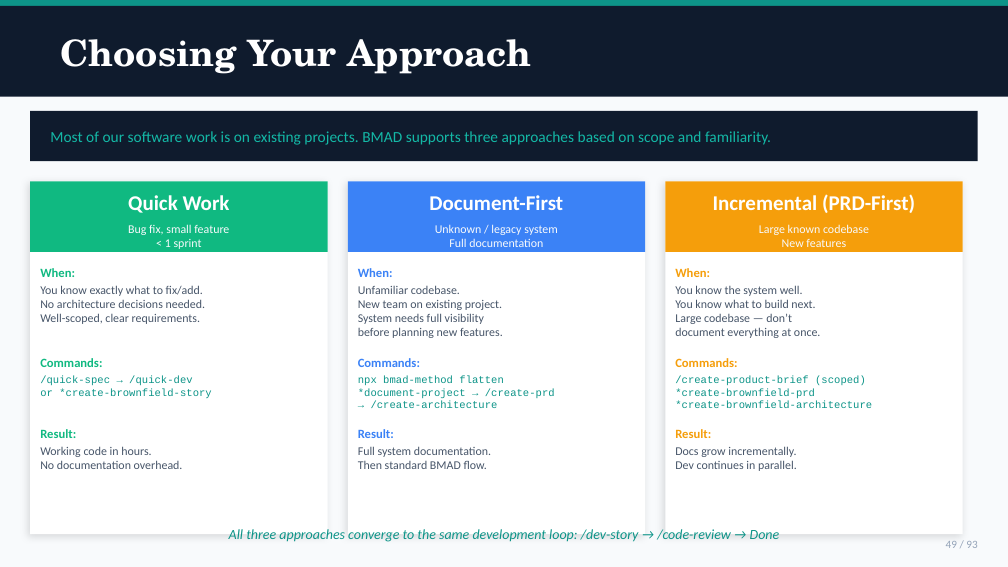
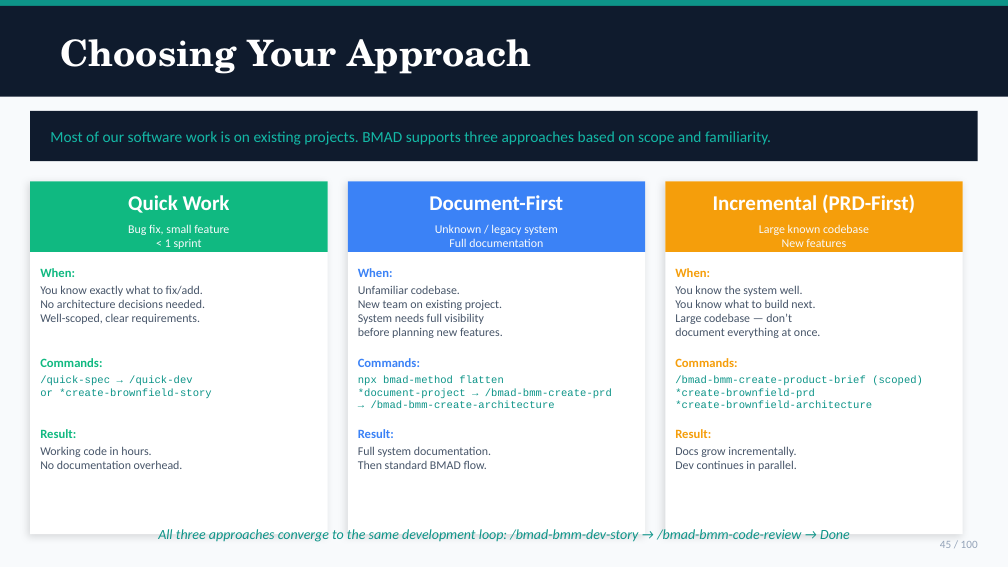
Before and after one commit to mayafit/AI_Agents, a slide deck: slide 45 of _bmad-output/methodology/BMAD_AI_Development_Training.pptx (slide 49 before the commit). Drawn at 1008x567 pixels with LibreOffice and Linux fonts; fonts in the diff are those of the drawing. Boxes give left, top, right and bottom in pixels: in the first picture for what was removed or moved away, otherwise in the second. Text is boxed around its words. In the diff, an @@ line names an element or a change of style, - is before the commit and + after.

```diff
--- a/_bmad-output/methodology/BMAD_AI_Development_Training.pptx
+++ b/_bmad-output/methodology/BMAD_AI_Development_Training.pptx
@@ text at bbox=[358, 388, 612, 408]: text changed @@
-*document-project → /create-prd
-→ /create-architecture
+*document-project → /bmad-bmm-create-prd
+→ /bmad-bmm-create-architecture
@@ text at bbox=[675, 376, 923, 385]: text changed @@
-/create-product-brief (scoped)
+/bmad-bmm-create-product-brief (scoped)
@@ text at bbox=[158, 529, 850, 542]: text changed @@
-All three approaches converge to the same development loop: /dev-story → /code-review → Done
+All three approaches converge to the same development loop: /bmad-bmm-dev-story → /bmad-bmm-code-review → Done
@@ text at bbox=[940, 541, 978, 548]: text changed @@
-49 / 93
+45 / 100
```
Also in this commit, not shown: 72 other slides changed, 25 slides added, 18 slides removed, 5 other files.
